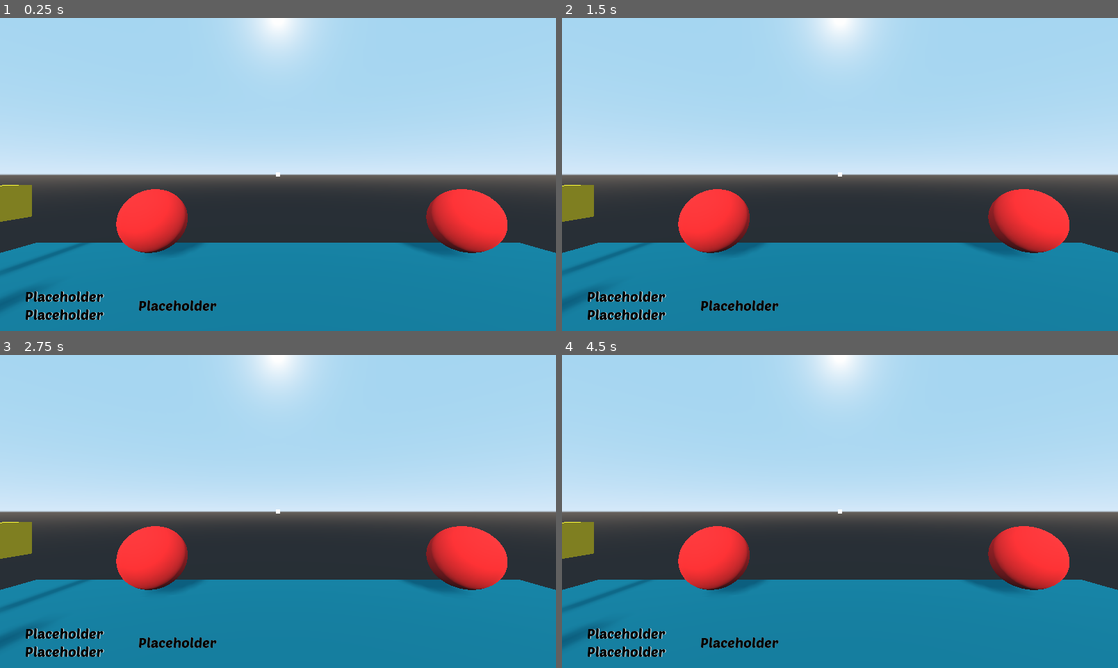
Above: before the commit, frames 1-4 (two rows, left to right).
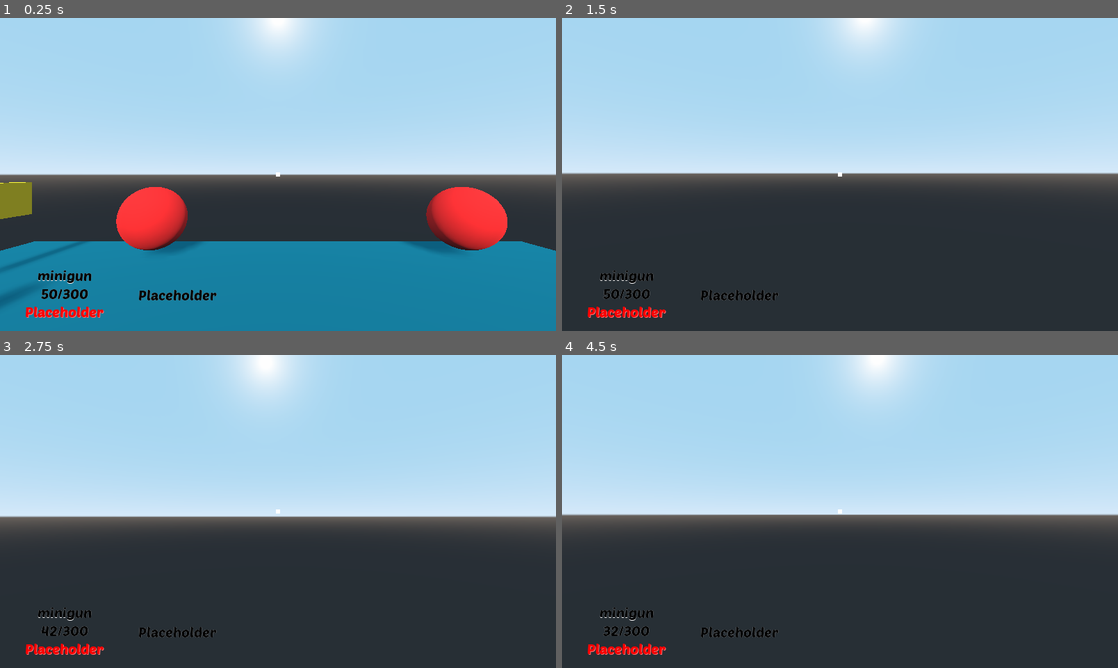
Above: after the commit, the same moments.

Repository: lorenzobartolini00/godot_project
Game: Godot game, scene res://scenes/main.tscn
Same seed, same stepped clock (60 frames per second), same inputs: the game is played once before the commit and once after it.
Inputs (mouse positions are in pixels of both pictures, inside the frame that each line leads up to):
- Up to frame 1 (0.25 s): no input
- Up to frame 2 (1.5 s): tap Enter at 0.5 s; move the mouse to (867, 174) at 0.52 s; hold W (move_forward) from 0.53 s (still down); tap F (change_weapon) at 0.6 s; tap Space (jump) at 0.77 s; tap Q (drop_weapon) at 0.8, 1.35 s; move the mouse to (812, 174) at 1.27 s
- Up to frame 3 (2.75 s): keep holding W (move_forward); tap Space (jump) at 1.52, 2 s; click (250, 511) at 1.55 s; move the mouse to (289, 505) at 2.02 s; press the mouse at (289, 505) at 2.03 s; tap F (change_weapon) at 2.3 s
- Up to frame 4 (4.5 s): keep holding W (move_forward); tap Enter at 2.75 s; move the mouse to (834, 517) at 2.77 s; release the mouse at (834, 517) at 2.78 s; tap F (change_weapon) at 2.85 s; tap Space (jump) at 3.02, 3.5, 3.77 s; tap Q (drop_weapon) at 3.05, 3.6 s; move the mouse to (878, 514) at 3.52 s; press the mouse at (878, 514) at 3.53 s; tap R (reload) at 4.15 s; move the mouse to (795, 508) at 4.27 s; release the mouse at (795, 508) at 4.28 s; click (795, 508) at 4.35 s

The runs differ from the first frame. In frame 1, 2.7% of the frame differs, in the area x 0-100%, y 52-97%; in frame 2, 34%; in frame 3, 35%; in frame 4, 35%, in the area x 0-100%, y 0-100%.
Error before the commit: Parse Error: The class "Player" was found in global scope, but its script couldn't be loaded. (res://scripts/managers/reload_manager.gd:55)

Commit message:
Bug fix
Ora quando raccolgo una nuova arma viene creato posto(vuoto) nell'inventario per le munizioni. In questo modo evito errore che si generava se raccoglievo un'arma senza che vi fossero munizioni nell'inventario

Diff:
--- /dev/null
+++ b/my_resources/ammos_statistics/minigun_ammo.tres
@@ -0,0 +1,14 @@
+[gd_resource type="Resource" load_steps=2 format=2]
+
+[ext_resource path="res://scripts/ammos/projectile_ammo.gd" type="Script" id=1]
+
+[resource]
+script = ExtResource( 1 )
+name = "minigun_ammo"
+is_unique = false
+max_quantity = 20
+tipology = 1
+current_ammo = 50
+max_ammo = 300
+slots = 6
+recharge_per_slot = 50
--- /dev/null
+++ b/my_resources/ammos_statistics/shotgun_ammo.tres
@@ -0,0 +1,14 @@
+[gd_resource type="Resource" load_steps=2 format=2]
+
+[ext_resource path="res://scripts/ammos/projectile_ammo.gd" type="Script" id=1]
+
+[resource]
+script = ExtResource( 1 )
+name = "shotgun_ammo"
+is_unique = false
+max_quantity = 0
+tipology = 1
+current_ammo = 5
+max_ammo = 25
+slots = 5
+recharge_per_slot = 5
--- a/my_resources/player_statistics/player_statistics.tres
+++ b/my_resources/player_statistics/player_statistics.tres
@@ -1,6 +1,7 @@
-[gd_resource type="Resource" load_steps=2 format=2]
+[gd_resource type="Resource" load_steps=3 format=2]
 
 [ext_resource path="res://scripts/statistics/statistics.gd" type="Script" id=1]
+[ext_resource path="res://my_resources/weapon_statistics/pistol.tres" type="Resource" id=2]
 
 [resource]
 resource_local_to_scene = true
@@ -10,3 +11,4 @@
 max_life = 20
 is_alive = true
 speed = 5.0
+current_weapon = ExtResource( 2 )
--- a/my_resources/weapon_statistics/mini_gun.tres
+++ b/my_resources/weapon_statistics/mini_gun.tres
@@ -1,15 +1,18 @@
-[gd_resource type="Resource" load_steps=2 format=2]
+[gd_resource type="Resource" load_steps=3 format=2]
 
 [ext_resource path="res://scripts/weapons/projectile_weapon.gd" type="Script" id=1]
+[ext_resource path="res://my_resources/ammos_statistics/minigun_ammo.tres" type="Resource" id=2]
 
 [resource]
 resource_local_to_scene = true
 script = ExtResource( 1 )
-name = "mini_gun"
+name = "minigun"
 is_unique = true
 max_quantity = 0
-damage = 0
-reload_time = 0.0
-shoot_time = 0.0
+tipology = 0
+damage = 8
+ammo = ExtResource( 2 )
+reload_time = 2.0
+shoot_time = 0.1
 max_distance = 0.0
-can_shoot = true
+is_shoot_timer_timeout = true
--- a/my_resources/weapon_statistics/shot_gun.tres
+++ b/my_resources/weapon_statistics/shot_gun.tres
@@ -1,7 +1,7 @@
 [gd_resource type="Resource" load_steps=3 format=2]
 
 [ext_resource path="res://scripts/weapons/projectile_weapon.gd" type="Script" id=1]
-[ext_resource path="res://my_resources/ammos_statistics/pistol_ammo.tres" type="Resource" id=2]
+[ext_resource path="res://my_resources/ammos_statistics/shotgun_ammo.tres" type="Resource" id=2]
 
 [resource]
 resource_local_to_scene = true
--- a/nodes/player.tscn
+++ b/nodes/player.tscn
@@ -18,7 +18,7 @@
 
 [sub_resource type="SphereShape" id=5]
 
-[node name="Player" type="KinematicBody"]
+[node name="Player" type="KinematicBody" groups=["player"]]
 transform = Transform( 1, 0, 0, 0, 1, 0, 0, 0, 1, 0, 0.870029, 0 )
 script = ExtResource( 2 )
 statistics = ExtResource( 5 )
--- a/nodes/statistics_UI.tscn
+++ b/nodes/statistics_UI.tscn
@@ -6,6 +6,60 @@
 [sub_resource type="DynamicFont" id=9]
 size = 32
 font_data = ExtResource( 1 )
+
+[sub_resource type="Animation" id=10]
+length = 0.001
+tracks/0/type = "value"
+tracks/0/path = NodePath(".:custom_colors/font_color")
+tracks/0/interp = 1
+tracks/0/loop_wrap = true
+tracks/0/imported = false
+tracks/0/enabled = true
+tracks/0/keys = {
+"times": PoolRealArray( 0 ),
+"transitions": PoolRealArray( 1 ),
+"update": 0,
+"values": [ Color( 1, 0, 0, 1 ) ]
+}
+tracks/1/type = "value"
+tracks/1/path = NodePath(".:custom_colors/font_color_shadow")
+tracks/1/interp = 1
+tracks/1/loop_wrap = true
+tracks/1/imported = false
+tracks/1/enabled = true
+tracks/1/keys = {
+"times": PoolRealArray( 0 ),
+"transitions": PoolRealArray( 1 ),
+"update": 0,
+"values": [ Color( 1, 0.431373, 0.431373, 1 ) ]
+}
+
+[sub_resource type="Animation" id=11]
+resource_name = "warning"
+tracks/0/type = "value"
+tracks/0/path = NodePath(".:custom_colors/font_color")
+tracks/0/interp = 1
+tracks/0/loop_wrap = true
+tracks/0/imported = false
+tracks/0/enabled = true
+tracks/0/keys = {
+"times": PoolRealArray( 0, 0.5, 1 ),
+"transitions": PoolRealArray( 1, 1, 1 ),
+"update": 0,
+"values": [ Color( 1, 0, 0, 0 ), Color( 1, 0, 0, 1 ), Color( 1, 0, 0, 0 ) ]
+}
+tracks/1/type = "value"
+tracks/1/path = NodePath(".:custom_colors/font_color_shadow")
+tracks/1/interp = 1
+tracks/1/loop_wrap = true
+tracks/1/imported = false
+tracks/1/enabled = true
+tracks/1/keys = {
+"times": PoolRealArray( 0, 0.5, 1 ),
+"transitions": PoolRealArray( 1, 1, 1 ),
+"update": 0,
+"values": [ Color( 1, 0.431373, 0.431373, 0 ), Color( 1, 0.431373, 0.431373, 1 ), Color( 1, 0.431373, 0.431373, 0 ) ]
+}
 
 [sub_resource type="DynamicFont" id=8]
 size = 32
@@ -21,6 +75,8 @@
 _ammo_label = NodePath("MarginContainer/VBoxContainer/HBoxContainer/VBoxContainer/Ammo")
 _life_label = NodePath("MarginContainer/VBoxContainer/HBoxContainer/Life")
 _weapon_label = NodePath("MarginContainer/VBoxContainer/HBoxContainer/VBoxContainer/Weapon")
+_warning_label = NodePath("MarginContainer/VBoxContainer/HBoxContainer/VBoxContainer/Warning")
+_warning_animation_player = NodePath("MarginContainer/VBoxContainer/HBoxContainer/VBoxContainer/Warning/WarningAnimation")
 
 [node name="MarginContainer" type="MarginContainer" parent="."]
 anchor_right = 1.0
@@ -39,14 +95,14 @@
 alignment = 2
 
 [node name="HBoxContainer" type="HBoxContainer" parent="MarginContainer/VBoxContainer"]
-margin_top = 598.0
+margin_top = 552.0
 margin_right = 1240.0
 margin_bottom = 680.0
-rect_min_size = Vector2( 0, 64 )
+rect_min_size = Vector2( 0, 128 )
 
 [node name="VBoxContainer" type="VBoxContainer" parent="MarginContainer/VBoxContainer/HBoxContainer"]
 margin_right = 256.0
-margin_bottom = 82.0
+margin_bottom = 128.0
 
 [node name="Weapon" type="Label" parent="MarginContainer/VBoxContainer/HBoxContainer/VBoxContainer"]
 margin_right = 256.0
@@ -73,10 +129,27 @@
 align = 1
 valign = 1
 
+[node name="Warning" type="Label" parent="MarginContainer/VBoxContainer/HBoxContainer/VBoxContainer"]
+margin_top = 86.0
+margin_right = 256.0
+margin_bottom = 125.0
+rect_min_size = Vector2( 256, 0 )
+size_flags_vertical = 5
+custom_colors/font_color = Color( 1, 0, 0, 1 )
+custom_colors/font_color_shadow = Color( 1, 0.431373, 0.431373, 1 )
+custom_fonts/font = SubResource( 9 )
+text = "Placeholder"
+align = 1
+valign = 1
+
+[node name="WarningAnimation" type="AnimationPlayer" parent="MarginContainer/VBoxContainer/HBoxContainer/VBoxContainer/Warning"]
+anims/RESET = SubResource( 10 )
+anims/warning = SubResource( 11 )
+
 [node name="Life" type="Label" parent="MarginContainer/VBoxContainer/HBoxContainer"]
 margin_left = 260.0
 margin_right = 516.0
-margin_bottom = 82.0
+margin_bottom = 128.0
 rect_min_size = Vector2( 256, 0 )
 size_flags_vertical = 5
 custom_colors/font_color = Color( 0, 0, 0, 1 )
--- a/scenes/main.tscn
+++ b/scenes/main.tscn
@@ -10,6 +10,7 @@
 [ext_resource path="res://my_resources/weapon_statistics/bomb.tres" type="Resource" id=8]
 [ext_resource path="res://scripts/statistics/statistics.gd" type="Script" id=9]
 [ext_resource path="res://scripts/pause.gd" type="Script" id=10]
+[ext_resource path="res://my_resources/weapon_statistics/mini_gun.tres" type="Resource" id=11]
 [ext_resource path="res://scripts/ammos/projectile_ammo.gd" type="Script" id=12]
 [ext_resource path="res://scripts/weapons/projectile_weapon.gd" type="Script" id=13]
 [ext_resource path="res://scripts/inventory_system/inventory.gd" type="Script" id=14]
@@ -78,32 +79,6 @@
 speed = 0.0
 current_weapon = ExtResource( 8 )
 
-[sub_resource type="Resource" id=47]
-resource_local_to_scene = true
-script = ExtResource( 12 )
-name = ""
-is_unique = true
-max_quantity = 0
-tipology = 0
-current_ammo = 5
-max_ammo = 5
-slots = 4
-recharge_per_slot = 5
-
-[sub_resource type="Resource" id=48]
-resource_local_to_scene = true
-script = ExtResource( 13 )
-name = "pistol"
-is_unique = true
-max_quantity = 0
-tipology = 0
-damage = 1
-ammo = SubResource( 47 )
-reload_time = 1.0
-shoot_time = 0.5
-max_distance = 6.0
-is_shoot_timer_timeout = true
-
 [sub_resource type="Resource" id=50]
 resource_local_to_scene = true
 script = ExtResource( 9 )
@@ -112,7 +87,7 @@
 max_life = 20
 is_alive = true
 speed = 5.0
-current_weapon = SubResource( 48 )
+current_weapon = ExtResource( 16 )
 
 [sub_resource type="Resource" id=51]
 resource_local_to_scene = true
@@ -176,7 +151,7 @@
 
 [node name="Main" type="Spatial"]
 script = ExtResource( 6 )
-player = NodePath("Player")
+_initial_weapon = ExtResource( 11 )
 
 [node name="Ground" type="MeshInstance" parent="."]
 mesh = SubResource( 2 )
@@ -236,6 +211,7 @@
 transform = Transform( 1, 0, 0, 0, 1, 0, 0, 0, 1, -4, 1, 0 )
 script = ExtResource( 15 )
 item = ExtResource( 16 )
+quantity = 1
 
 [node name="MeshInstance" type="MeshInstance" parent="Weapon"]
 mesh = SubResource( 41 )
@@ -248,6 +224,7 @@
 transform = Transform( 1, 0, 0, 0, 1, 0, 0, 0, 1, -4, 1, 3 )
 script = ExtResource( 15 )
 item = ExtResource( 17 )
+quantity = 1
 
 [node name="MeshInstance" type="MeshInstance" parent="Weapon2"]
 mesh = SubResource( 41 )
@@ -260,6 +237,7 @@
 transform = Transform( 1, 0, 0, 0, 1, 0, 0, 0, 1, -4, 1, -3 )
 script = ExtResource( 15 )
 item = ExtResource( 18 )
+quantity = 1
 
 [node name="MeshInstance" type="MeshInstance" parent="Ammo"]
 mesh = SubResource( 41 )
@@ -272,6 +250,7 @@
 transform = Transform( 1, 0, 0, 0, 1, 0, 0, 0, 1, -3, 1, 0 )
 script = ExtResource( 15 )
 item = ExtResource( 18 )
+quantity = 1
 
 [node name="MeshInstance" type="MeshInstance" parent="Ammo2"]
 mesh = SubResource( 41 )
--- a/scripts/UI_manager.gd
+++ b/scripts/UI_manager.gd
@@ -3,9 +3,14 @@
 export(NodePath) onready var _ammo_label = get_node(_ammo_label) as Label
 export(NodePath) onready var _life_label = get_node(_life_label) as Label
 export(NodePath) onready var _weapon_label = get_node(_weapon_label) as Label
+export(NodePath) onready var _warning_label = get_node(_warning_label) as Label
+
+export(NodePath) onready var _warning_animation_player = get_node(_warning_animation_player) as AnimationPlayer
+
 
 func _ready():
 	GameEvents.connect("reload", self, "_on_reloading")
+	GameEvents.connect("warning", self, "_on_warning")
 
 	GameEvents.connect("life_changed", self, "_on_life_changed")
 	GameEvents.connect("ammo_changed", self, "_on_ammo_changed")
@@ -34,6 +39,12 @@
 			set_weapon_text(String("No weapon"))
 
 
+func _on_warning(_text: String) -> void:
+	_warning_label.text = _text
+	if not _warning_animation_player.is_playing():
+		_warning_animation_player.play("warning")
+
+
 func _on_reloading(character: Character):
 	if character is Player:
 		set_ammo_text("Reloading...")
--- a/scripts/autoloads/game_events.gd
+++ b/scripts/autoloads/game_events.gd
@@ -4,8 +4,10 @@
 
 signal hit(area_hit, damage)
 signal collected(object_collected)
+signal found_new_item(new_item)
 
 signal reload
+signal warning(text)
 signal life_changed(new_life, character)
 signal weapon_changed(new_weapon, character)
 signal ammo_changed(new_ammo, character)
--- a/scripts/collectable/collectable.gd
+++ b/scripts/collectable/collectable.gd
@@ -3,16 +3,21 @@
 class_name Collectable
 
 export(Resource) var item = item as Item
+export(int) var quantity
 
 
 func _physics_process(delta):
 	var bodies = get_overlapping_bodies()
 	for body in bodies:
 		if body is Player:
-			GameEvents.emit_signal("collected", get_item())
+			GameEvents.emit_signal("collected", get_item(), get_quantity())
 			print(item.name + " collected")
 			queue_free()
 
 
 func get_item() -> Item:
 	return item
+
+
+func get_quantity() -> int:
+	return quantity
--- a/scripts/inventory_system/inventory.gd
+++ b/scripts/inventory_system/inventory.gd
@@ -13,7 +13,7 @@
 	return _items
 
 
-func add_item(item: Item):
+func add_item(item: Item, quantity: int):
 	var _max_quantity = item.max_quantity if not item.is_unique else 1
 	var _already_here: bool = false
 
@@ -33,25 +33,28 @@
 		if inventory_item.item_reference.name != item.name:
 			continue
 
-		inventory_item.quantity = min(inventory_item.quantity + 1, _max_quantity)
+		inventory_item.quantity = min(inventory_item.quantity + quantity, _max_quantity)
 
 		_already_here = true
 
 	if not _already_here:
 		var new_item = {
 			item_reference = item,
-			quantity = 1
+			quantity = min(quantity, _max_quantity)
 		}
 		print("Found new item: %s" % new_item.item_reference.name)
+		GameEvents.emit_signal("found_new_item", new_item.item_reference)
 
 		page.append(new_item)
 
 	GameEvents.emit_signal("inventory_changed", self)
 
 
+
 #Debug function
 func show_inventory() -> void:
 	var index_page: int = 0
+
 	for page in _items:
 		match index_page:
 			Enums.ItemTipology.WEAPON:
@@ -61,3 +64,5 @@
 
 		for item in page:
 			print("item: %s, quantity: %s" % [item.item_reference.name, String(item.quantity)])
+
+		index_page += 1
--- a/scripts/main.gd
+++ b/scripts/main.gd
@@ -1,15 +1,19 @@
 extends Spatial
 
-export(NodePath) onready var player = get_node(player) as Player
+export(Resource) var _initial_weapon = _initial_weapon as Weapon
 
 func _ready():
-	var _current_weapon: Weapon = player.get_current_weapon()
-	var _ammo: Ammo = null
-	var _current_life: int = player.get_current_life()
+	pass
+	GameEvents.emit_signal("collected", _initial_weapon, 1)
+	GameEvents.emit_signal("collected", _initial_weapon.get_ammo(), 0)
 
-	if _current_weapon:
-		_ammo = player.get_current_weapon().get_ammo()
-
-	GameEvents.emit_signal("weapon_changed", _current_weapon, player)
-	GameEvents.emit_signal("ammo_changed", _ammo, player)
-	GameEvents.emit_signal("life_changed", _current_life, player)
+#	var _current_weapon: Weapon = player.get_current_weapon()
+#	var _ammo: Ammo = null
+#	var _current_life: int = player.get_current_life()
+#
+#	if _current_weapon:
+#		_ammo = player.get_current_weapon().get_ammo()
+#
+#	GameEvents.emit_signal("weapon_changed", _current_weapon, player)
+#	GameEvents.emit_signal("ammo_changed", _ammo, player)
+#	GameEvents.emit_signal("life_changed", _current_life, player)
--- a/scripts/managers/ammo_manager.gd
+++ b/scripts/managers/ammo_manager.gd
@@ -57,11 +57,11 @@
 func _get_ammo_list() -> Array:
 	var _ammo_list: Array
 
-	var player = character
-	if player:
-		var inventory: Inventory = player.get_inventory()
+	if character.is_in_group("player"):
+		var inventory: Inventory = character.get_inventory()
 
 		var _items: Array = inventory.get_items()
+
 		_ammo_list = _items[Enums.ItemTipology.AMMO]
 
 	return _ammo_list
--- a/scripts/managers/reload_manager.gd
+++ b/scripts/managers/reload_manager.gd
@@ -14,8 +14,13 @@
 
 func _can_reload() -> bool:
 	var _is_left_in_stock = true
-	if character is Player:
-	 _is_left_in_stock = character.ammo_manager.is_left_in_stock()
+
+	if character.is_in_group("player"):
+		_is_left_in_stock = character.ammo_manager.is_left_in_stock()
+
+		if not _is_left_in_stock and need_reload():
+			GameEvents.emit_signal("warning", "No ammo")
+
 	var is_freewalk_state = character.get_runtime_data().current_gameplay_state == Enums.GamePlayState.FREEWALK
 
 	return is_freewalk_state and _is_left_in_stock
--- a/scripts/managers/weapon_manager.gd
+++ b/scripts/managers/weapon_manager.gd
@@ -7,7 +7,7 @@
 var current_weapon_index: int
 
 
-func change_weapon(shift: int) ->void:
+func shift_current_weapon(shift: int) ->void:
 	var _current_weapon: Weapon = character.get_current_weapon()
 	var _weapon_list: Array = _get_weapon_list()
 
@@ -21,8 +21,8 @@
 
 	var next_index: int = (_current_weapon_index + shift) % _weapon_list.size()
 
-	_change_current_weapon(_weapon_list[next_index].item_reference)
-	GameEvents.emit_signal("weapon_changed", character.get_current_weapon(), character)
+	change_current_weapon(_weapon_list[next_index].item_reference)
+
 
 
 func _get_weapon_list() -> Array:
@@ -44,7 +44,8 @@
 #	GameEvents.emit_signal("weapon_changed", null, character)
 
 
-func _change_current_weapon(_new_current_weapon: Weapon):
+func change_current_weapon(_new_current_weapon: Weapon):
 	character.set_current_weapon(_new_current_weapon)
+	GameEvents.emit_signal("weapon_changed", character.get_current_weapon(), character)
 
 	character.ammo_manager.set_ammo()
--- a/scripts/player/player.gd
+++ b/scripts/player/player.gd
@@ -15,16 +15,15 @@
 
 func _ready() -> void:
 	self._move_speed = statistics.speed
+#	GameEvents.emit_signal("collected", self.get_current_weapon(), 1)
+
 	GameEvents.connect("collected", self, "_on_collected")
+	GameEvents.connect("found_new_item", self, "_on_new_item_found")
 
 func _physics_process(delta):
 	movement(delta)
 
-
-func _input(event) -> void:
-	aim(event)
-
-	if Input.is_action_just_pressed("shoot"):
+	if Input.is_action_pressed("shoot"):
 		shoot_manager.shoot(shooting_raycast)
 	elif Input.is_action_just_pressed("reload"):
 		reload_manager.reload()
@@ -32,16 +31,28 @@
 #		weapon_manager.drop_weapon()
 
 	if Input.is_action_just_pressed("change_weapon"):
-		weapon_manager.change_weapon(1)
+		weapon_manager.shift_current_weapon(1)
 
 
+
+func _input(event) -> void:
+	aim(event)
 
 	if Input.is_action_just_pressed("show_inventory"):
 		inventory.show_inventory()
 
 
-func _on_collected(_item: Item):
-	inventory.add_item(_item)
+func _on_collected(_item: Item, _quantity: int):
+	inventory.add_item(_item, _quantity)
+
+
+func _on_new_item_found(_new_item: Item):
+	if _new_item is Weapon:
+		#Aggiungo nell'inventario lo slot vuoto per le munizioni
+		inventory.add_item(_new_item.get_ammo(), 0)
+
+		#Seleziono la nuova arma raccolto come quella corrente
+		weapon_manager.change_current_weapon(_new_item)
 
 
 func get_inventory() -> Inventory:
Not shown: 1 places in nodes/statistics_UI.tscn that only renumber resources
Not shown: 1 places in scenes/main.tscn that only renumber resources
